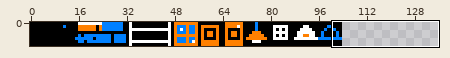
Pixel-art file: assets/gfx/tiles.aseprite. The first picture is a wide view before the edit; the outline marks the close-up.
Close-up. Before:
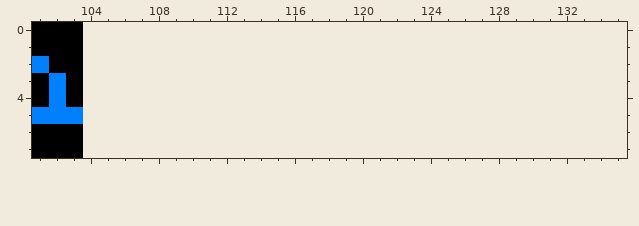
104x8 pixels, 1 frame. Shown: x 101..135, y 0..7. The old version is drawn lined up with the new one, on the new canvas.
After the commit:
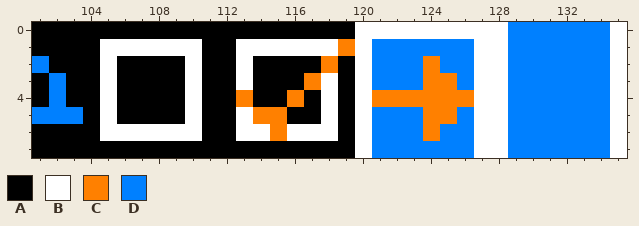
Palette (. is transparent): A #000000  B #ffffff  C #ff8000  D #0080ff
Change:
canvas 104x8 -> 136x8
The edit adds colour A in row 0 at x 104 to 119; in row 1 at x 104 and 111 to 112; in row 2 at x 104, 106 to 109, 111 to 112, 114 to 117 and 119; in row 3 at x 104, 106 to 109, 111 to 112, 114 to 116 and 119; in row 4 at x 104, 106 to 109, 111 to 112, 114 to 115, 117 and 119; in row 5 at x 104, 106 to 109, 111 to 112, 116 to 117 and 119.
The edit adds colour A in row 6 at x 104, 111 to 112 and 119; in row 7 at x 104 to 119.
The edit adds colour B in row 0 at x 120 to 128 and 135; in row 1 at x 105 to 110, 113 to 118, 120, 127 to 128 and 135; in row 2 at x 105, 110, 113, 120, 127 to 128 and 135; in row 3 at x 105, 110, 113, 118, 120, 127 to 128 and 135; in row 4 at x 105, 110, 118, 120, 127 to 128 and 135; in row 5 at x 105, 110, 113, 118, 120, 127 to 128 and 135.
The edit adds colour B in row 6 at x 105 to 110, 113 to 114, 116 to 118, 120, 127 to 128 and 135; in row 7 at x 120, 127 to 128 and 135.
The edit adds colour C in row 1 at x 119; in row 2 at x 118 and 124; in row 3 at x 117 and 124 to 125; in row 4 at x 113, 116 and 121 to 126; in row 5 at x 114 to 115 and 124 to 125; in row 6 at x 115 and 124.
The edit adds colour D in row 0 at x 129 to 134; in row 1 at x 121 to 126 and 129 to 134; in row 2 at x 121 to 123, 125 to 126 and 129 to 134; in row 3 at x 121 to 123, 126 and 129 to 134; in row 4 at x 129 to 134; in row 5 at x 121 to 123, 126 and 129 to 134.
The edit adds colour D in row 6 at x 121 to 123, 125 to 126 and 129 to 134; in row 7 at x 121 to 126 and 129 to 134.
Pixel boxes of the changes (left, top, right, bottom) in both close-ups:
added: (83, 22, 627, 158)
